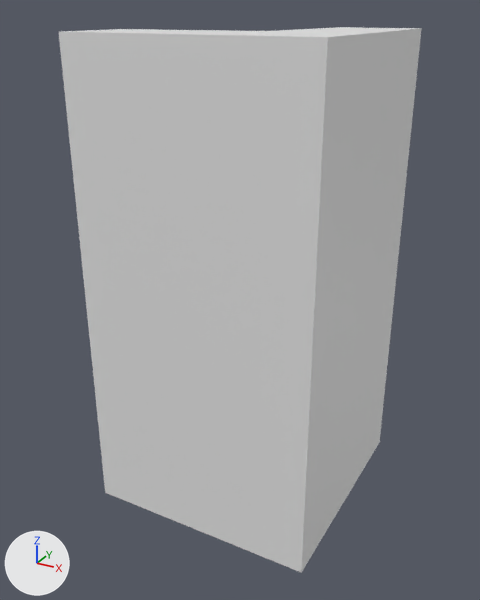
The glTF model zoovre/blender/kurve_wand.glb as it was, and as the next commit left it.
The view is the same before and after, from a 50 mm lens placed at (2.4, -4.66, 3.88), pointed at (-0.15, -0.01, 1.56). Lighting does not change. The marker at lower left points along +X, +Y and +Z. Where no turn or scale is listed for an object, it has been applied to the vertices. Vertices at the same position are counted once.

The first picture shows 'Ecke'.
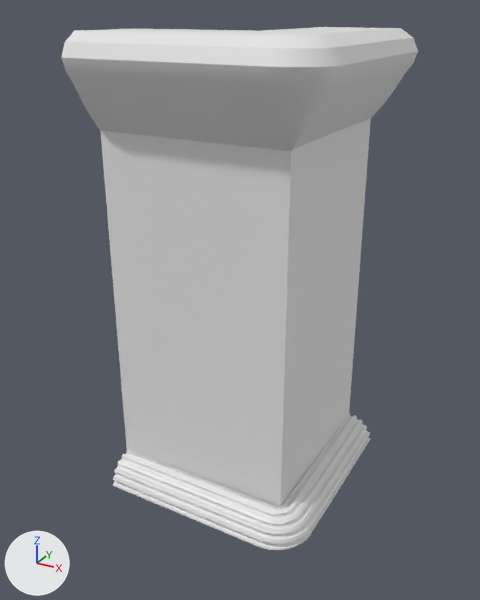
Pixel boxes [x1, y1, x2, y2] of what changed, in the pictures (480 x 600 px):
'Ecke', reshaped, moved
    before: [59, 27, 422, 573]
    after: [61, 27, 418, 550]
part 1 of me_cube_013, rebuilt (25% narrower, 12% shorter)
    before: [59, 27, 422, 573]
    after: [100, 27, 371, 506]
part 2 of me_cube_013, added
    after: [113, 413, 370, 550]
part 3 of me_cube_013, added
    after: [61, 28, 418, 151]

Edits to the bpy script that builds the scene:
```text
Change me_cube_013:
    used by ob_ecke; location = (0.0, 0.0, 0.0)
    remove me_cube_013.from_pydata(...)  # 2382 vertices, 4900 faces; spans x -1.1..0.9, y -0.9..1.1, z -0.27..3.73
    add me_cube_013.from_pydata(...)  # 1868 vertices, 3608 faces; spans x -1.14..0.86, y -0.86..1.14, z 0.0..4.0
    me_cube_013 part 1: the loose piece of 90 vertices spanning x -1.1..0.9, y -0.9..1.1, z -0.27..3.73 is rebuilt with 12 vertices and now spans x -1.14..0.52, y -0.5..1.14, z 0.0..4.0
    me_cube_013 part 2: a new loose piece of 1729 vertices spanning x -1.14..0.77, y -0.78..1.14, z 0.0..0.25
    me_cube_013 part 3: a new loose piece of 127 vertices spanning x -1.14..0.86, y -0.86..1.14, z 3.26..4.0
Change ob_ecke:
    ob_ecke.location: (0.0, 0.0, 0.0) -> (0.029, -0.034, -0.269)
```
